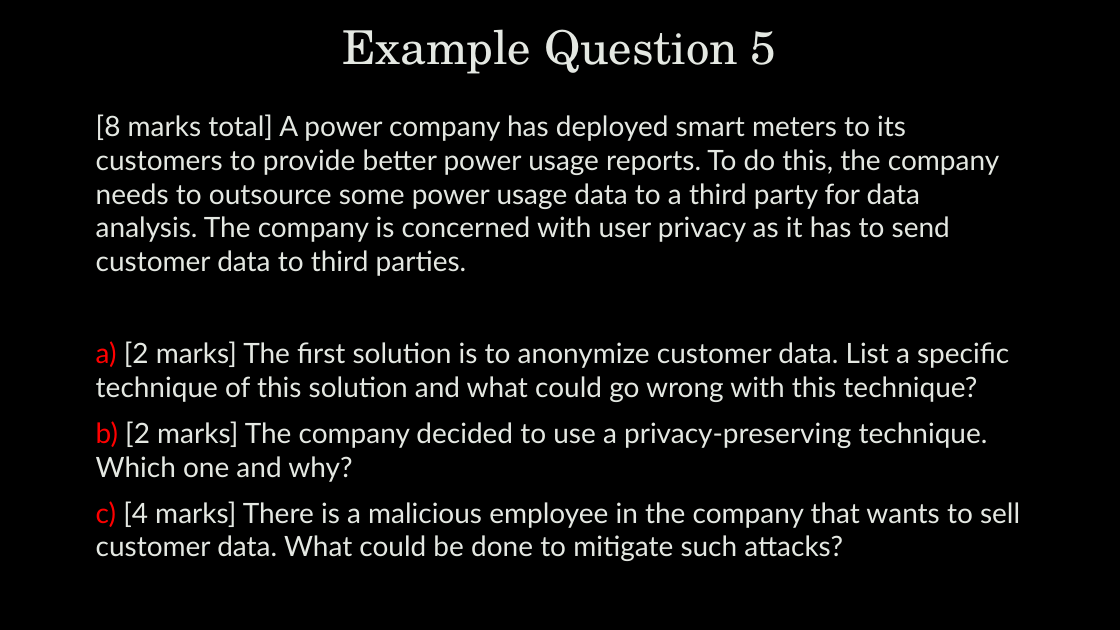
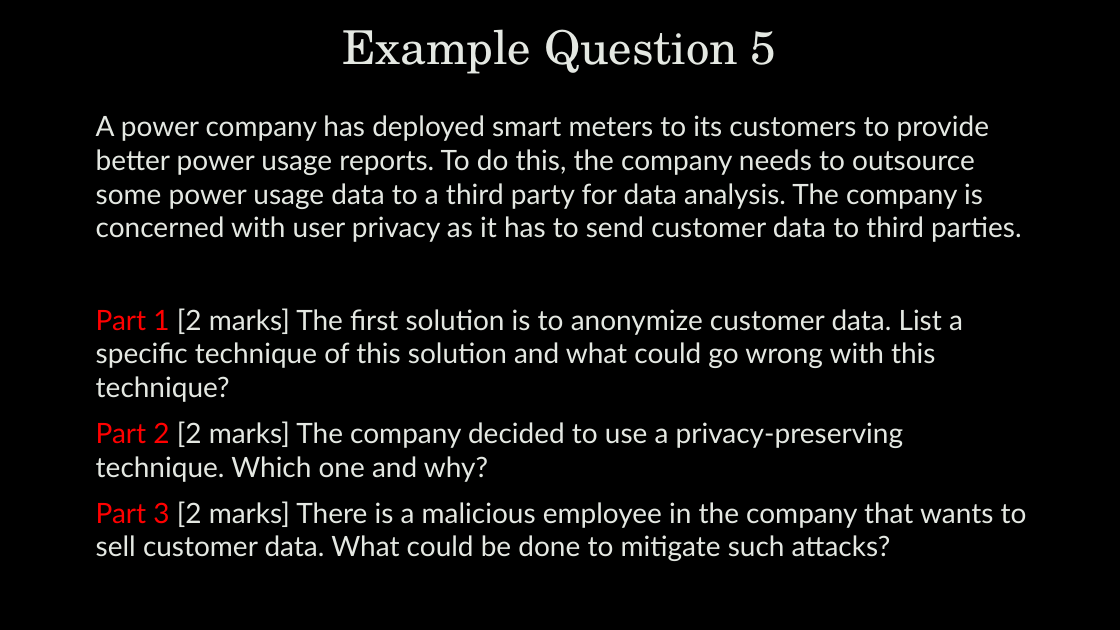
Before and after one commit to zhanyixinghua/cits1003, a slide deck: slide 38 of cits1003-lecture_slides/CITS1003-B ExamExampleQ-exercises.pptx (slide 45 before the commit). Drawn at 1120x630 pixels with LibreOffice and Linux fonts; fonts in the diff are those of the drawing; background and template pictures are left out. Boxes give left, top, right and bottom in pixels: in the first picture for what was removed or moved away, otherwise in the second. Text is boxed around its words. In the diff, an @@ line names an element or a change of style, - is before the commit and + after.

```diff
--- a/cits1003-lecture_slides/CITS1003-B ExamExampleQ-exercises.pptx
+++ b/cits1003-lecture_slides/CITS1003-B ExamExampleQ-exercises.pptx
@@ text at box(96, 115, 1027, 561): text changed @@
-[8 marks total] A power company has deployed smart meters to its customers to provide better power usage reports. To do this, the company needs to outsource some power usage data to a third party for data analysis. The company is concerned with user privacy as it has to send customer data to third parties.
-a) [2 marks] The first solution is to anonymize customer data. List a specific technique of this solution and what could go wrong with this technique?
-b) [2 marks] The company decided to use a privacy-preserving technique. Which one and why?
-c) [4 marks] There is a malicious employee in the company that wants to sell customer data. What could be done to mitigate such attacks?
+A power company has deployed smart meters to its customers to provide better power usage reports. To do this, the company needs to outsource some power usage data to a third party for data analysis. The company is concerned with user privacy as it has to send customer data to third parties.
+Part 1 [2 marks] The first solution is to anonymize customer data. List a specific technique of this solution and what could go wrong with this technique?
+Part 2 [2 marks] The company decided to use a privacy-preserving technique. Which one and why?
+Part 3 [2 marks] There is a malicious employee in the company that wants to sell customer data. What could be done to mitigate such attacks?
```
Also in this commit, not shown: 33 other slides changed, 27 slides added, 15 slides removed.
